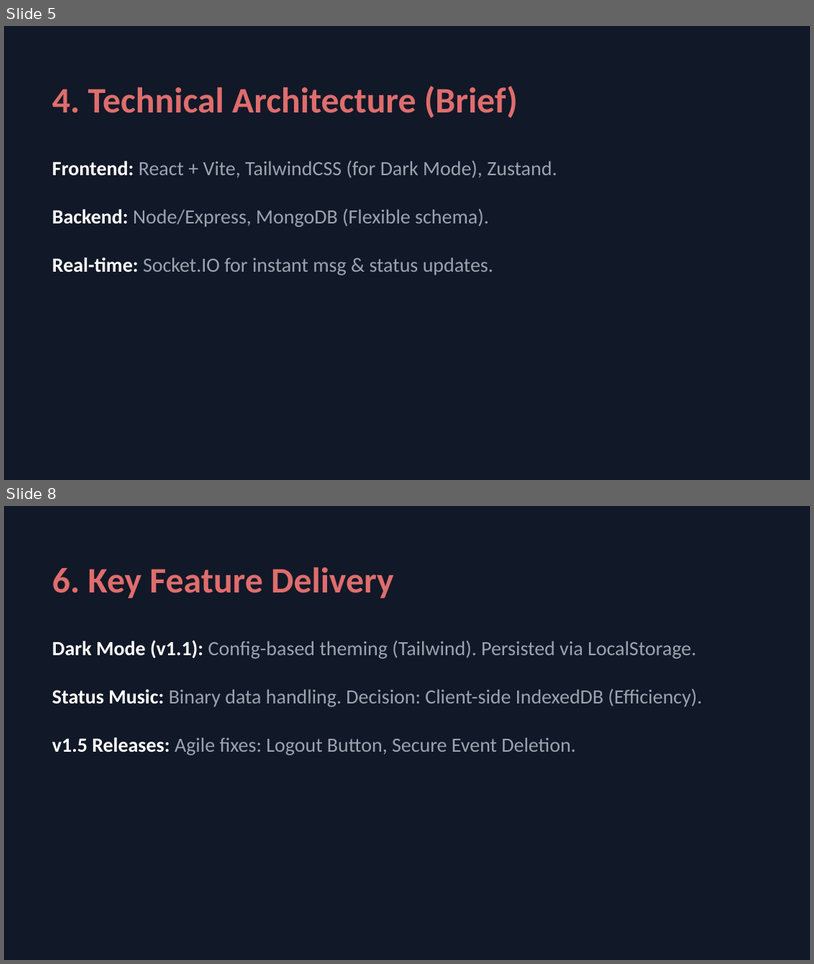
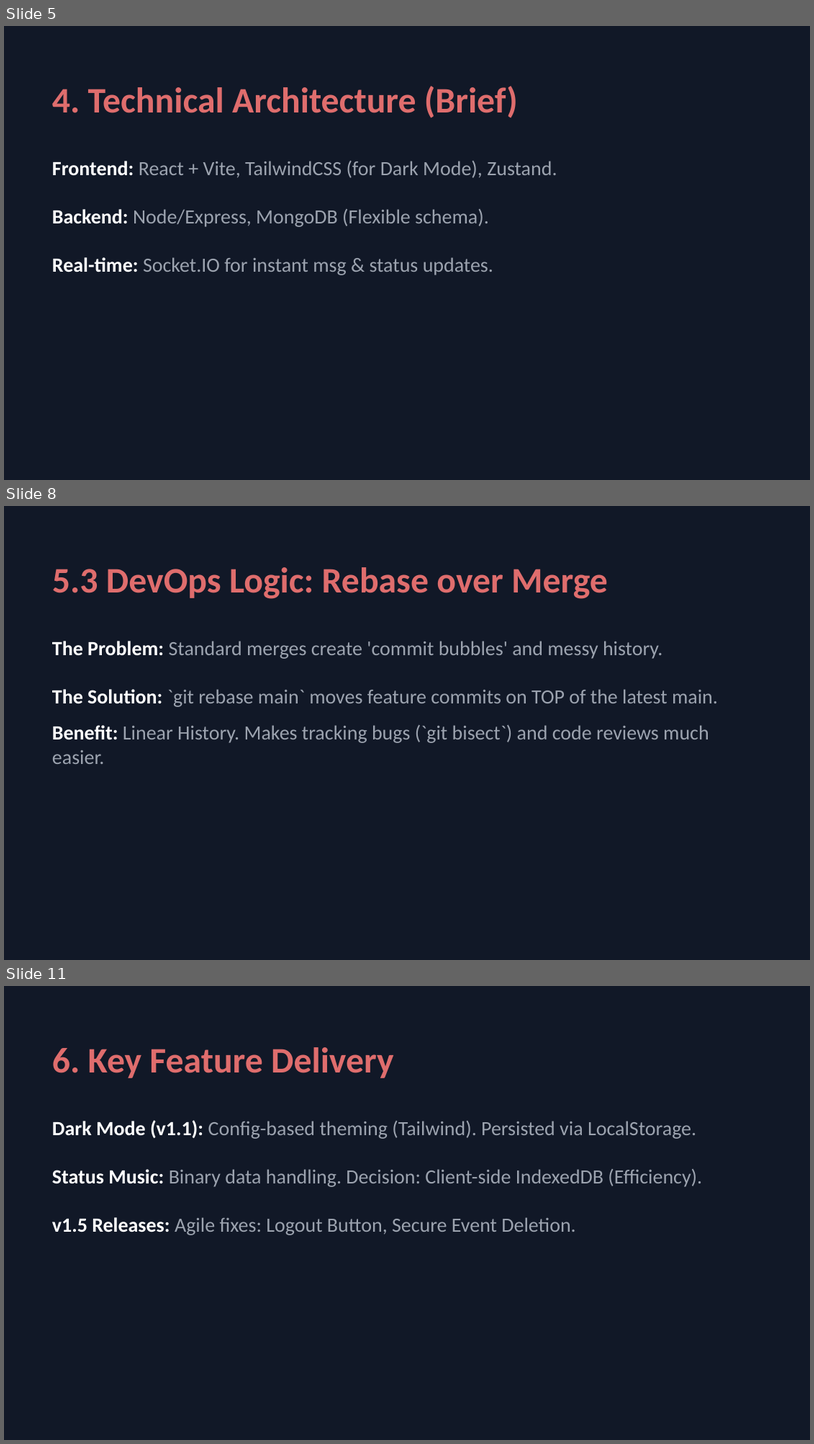
Before and after one commit to AyushAgrawal2004/CircleUp, a slide deck: CircleUp_Presentation.pptx. Shown one above the other, each under a label of ours: slides 5 and 8 before the commit, slides 5, 8 and 11 after it; the slides between them are not shown. The pictures are 814x964 and 814x1444 pixels, drawn with LibreOffice and Linux fonts; fonts in the diff are those of the drawing. Boxes give left, top, right and bottom in pixels: in the first picture for what was removed or moved away, otherwise in the second. Text is boxed around its words. In the diff, an @@ line names an element or a change of style, - is before the commit and + after.

```diff
--- a/CircleUp_Presentation.pptx
+++ b/CircleUp_Presentation.pptx
@@ slide 8 added at (4, 506, 810, 960), background #111827 @@
@@ text added at (52, 567, 608, 599), 32 pt, text #DF6D6D, bold @@
+5.3 DevOps Logic: Rebase over Merge
@@ text added at (52, 641, 663, 659), 18 pt, text #9CA3AF @@
+• The Problem: Standard merges create 'commit bubbles' and messy history.
@@ text added at (52, 689, 718, 707), 18 pt, text #9CA3AF @@
+• The Solution: `git rebase main` moves feature commits on TOP of the latest main.
@@ text added at (52, 725, 710, 764), 18 pt, text #9CA3AF @@
+• Benefit: Linear History. Makes tracking bugs (`git bisect`) and code reviews much easier.
@@ what was slide 8 is now slide 11 @@
```
Also in this commit, not shown: 3 other slides added, 1 slide removed, 5 other files.
